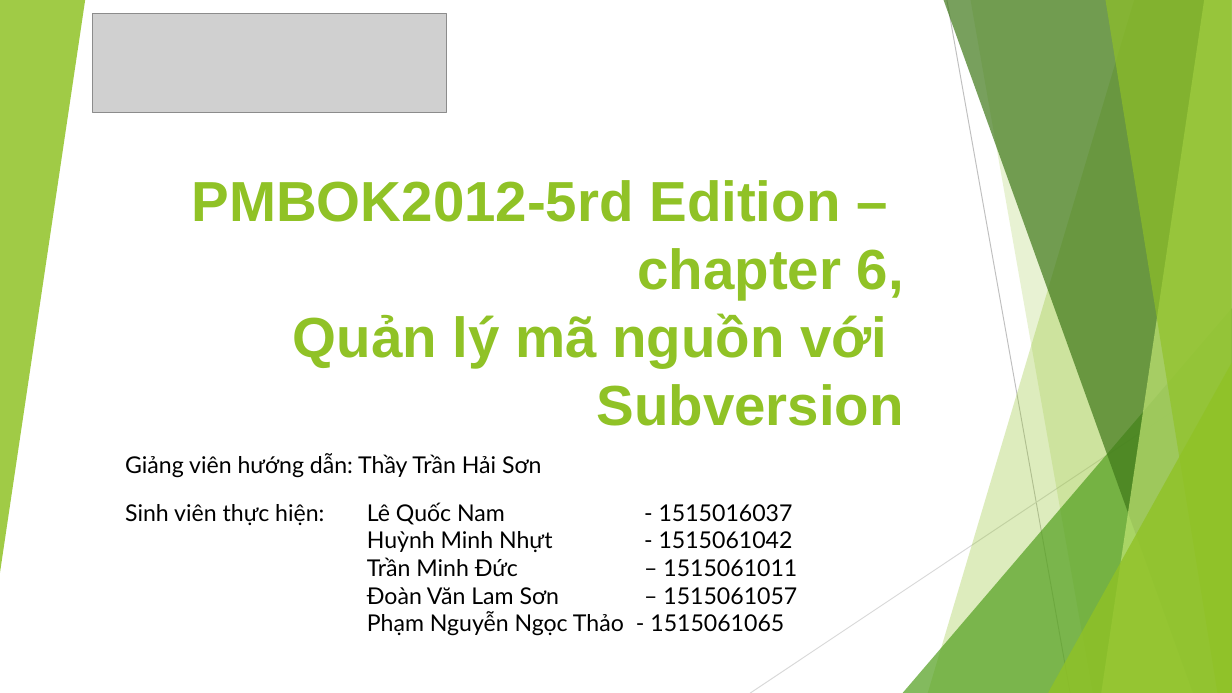
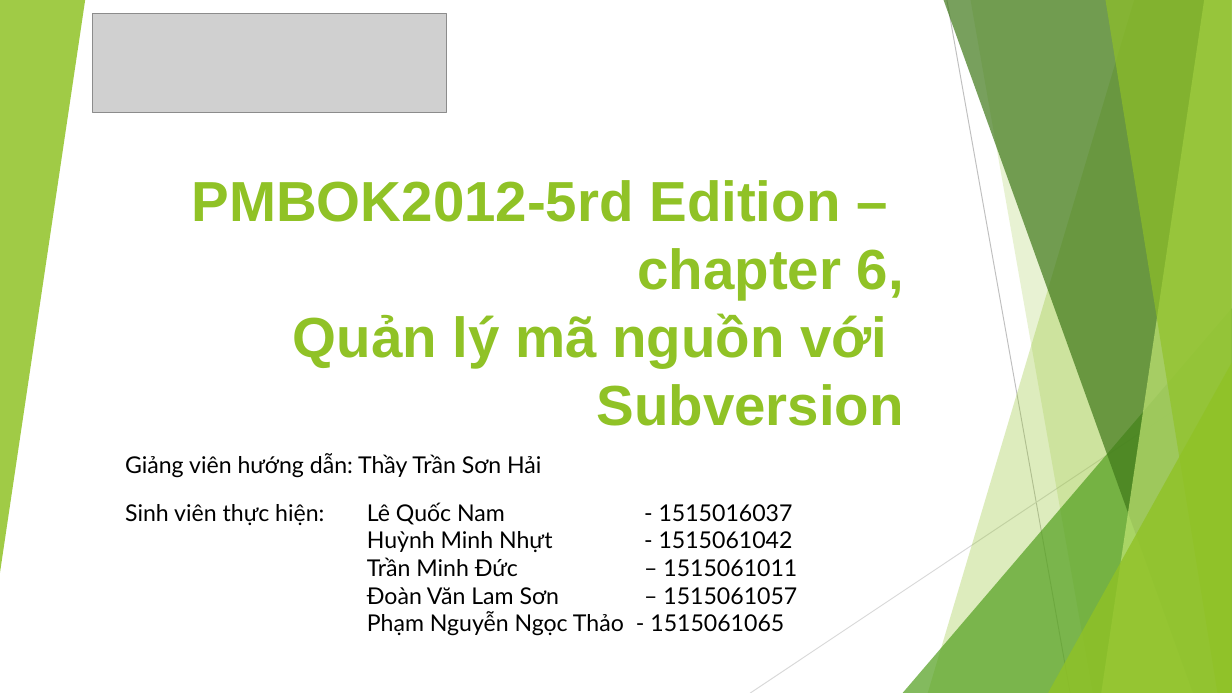
Before and after one commit to leqnam/pmbok-rnl, a slide deck: slide 1 of Bao-cao-QLDA/Nhom-6_SVN.pptx. Drawn at 1232x693 pixels with LibreOffice and Linux fonts; fonts in the diff are those of the drawing; grey boxes stand for pictures. Boxes give left, top, right and bottom in pixels: in the first picture for what was removed or moved away, otherwise in the second. Text is boxed around its words. In the diff, an @@ line names an element or a change of style, - is before the commit and + after.

Commit message:
sửa tên thầy

```diff
--- a/Bao-cao-QLDA/Nhom-6_SVN.pptx
+++ b/Bao-cao-QLDA/Nhom-6_SVN.pptx
@@ text at (125, 453, 541, 478): text changed @@
-Giảng viên hướng dẫn: Thầy Trần Hải Sơn
+Giảng viên hướng dẫn: Thầy Trần Sơn Hải
```
Also in this commit, not shown: 1 other slide changed, 3 other files.
